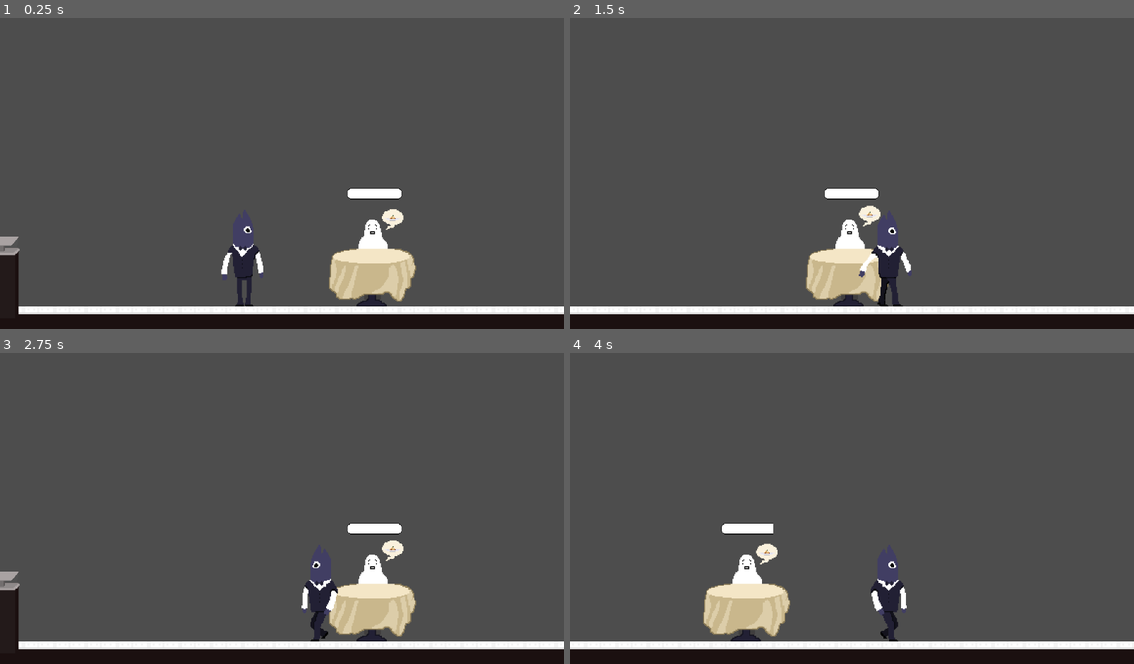
Above: before the commit, frames 1-4 (two rows, left to right).
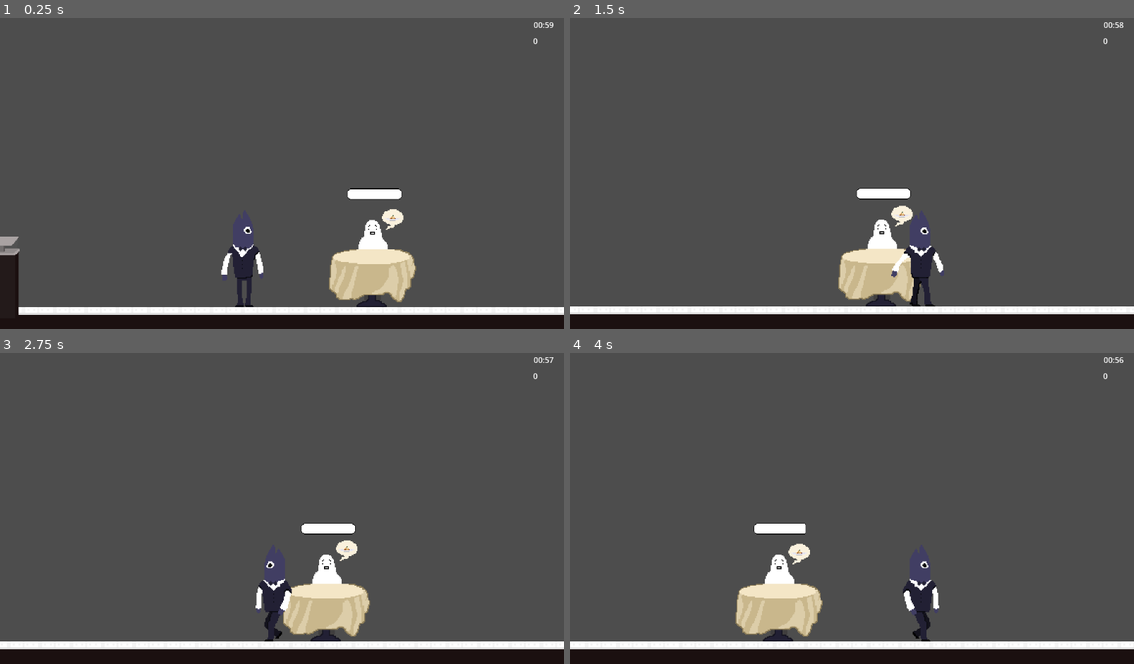
Above: after the commit, the same moments.

Repository: kamero0n/Tippy
Game: Godot game, scene res://scenes/tippy_test.tscn
Two runs of this game, one before a commit and one after it. Both use one fixed random seed, a clock stepped at 60 frames per second and the inputs below.
Inputs:
- Up to frame 1 (0.25 s): no input
- Up to frame 2 (1.5 s): hold E (drop) 0.53-1.28 s; hold D (move_right) from 0.53 s (still down); tap Space (jump) at 0.77 s; tap Q (pick_up) at 1.35 s
- Up to frame 3 (2.75 s): tap Space (jump) at 1.52 s; release D (move_right) at 2.03 s; hold A (move_left) from 2.03 s (still down); hold Shift (sprint) from 2.03 s (still down)
- Up to frame 4 (4 s): release A (move_left) at 2.78 s; release Shift (sprint) at 2.78 s; hold D (move_right) from 2.78 s (still down); tap E (drop) at 2.85 s; tap Space (jump) at 3.02, 3.77 s; tap Q (pick_up) at 3.6 s

The runs differ from the first frame. In frame 1, 0.8% of the frame differs, in the area x 0-100%, y 1-96%; in frame 2, 4.8%; in frame 3, 6.4%, in the area x 0-99%, y 1-96%; in frame 4, 5.6%.

Commit message:
updated score

Diff:
--- a/project.godot
+++ b/project.godot
@@ -11,7 +11,7 @@
 [application]
 
 config/name="Tippy"
-run/main_scene="res://scenes/tippy_test.tscn"
+run/main_scene="uid://bjfjj6q88n3m1"
 config/features=PackedStringArray("4.4", "GL Compatibility")
 config/icon="res://icon.svg"
 
--- /dev/null
+++ b/scenes/level_timer.tscn
@@ -0,0 +1,13 @@
+[gd_scene load_steps=2 format=3 uid="uid://b8i8la80faf3n"]
+
+[ext_resource type="Script" uid="uid://cf55ownagk0fn" path="res://scripts/level_timer.gd" id="1_sl7wx"]
+
+[node name="timer" type="Node2D"]
+script = ExtResource("1_sl7wx")
+
+[node name="Label" type="Label" parent="."]
+offset_right = 40.0
+offset_bottom = 23.0
+
+[node name="Timer" type="Timer" parent="."]
+wait_time = 5.0
--- a/scenes/tippy_test.tscn
+++ b/scenes/tippy_test.tscn
@@ -6,6 +6,7 @@
 [ext_resource type="PackedScene" uid="uid://btabfijb1ieil" path="res://scenes/player.tscn" id="4_nrc6v"]
 [ext_resource type="PackedScene" uid="uid://cfpa61l6m8k68" path="res://scenes/counter.tscn" id="5_wltgu"]
 [ext_resource type="Texture2D" uid="uid://dsfic81tatyuo" path="res://assets/tileset/world_tileset_tippy.png" id="6_msl7m"]
+[ext_resource type="PackedScene" uid="uid://eig3kqs6pya2" path="res://scenes/ui.tscn" id="7_pekua"]
 
 [sub_resource type="TileSetAtlasSource" id="TileSetAtlasSource_wixx3"]
 texture = ExtResource("6_msl7m")
@@ -161,6 +162,7 @@
 [node name="Camera2D" type="Camera2D" parent="tippy"]
 position = Vector2(-38, -139)
 zoom = Vector2(2, 2)
+position_smoothing_enabled = true
 rotation_smoothing_enabled = true
 
 [node name="Floor" type="TileMapLayer" parent="."]
@@ -174,4 +176,6 @@
 position = Vector2(-154, 172)
 scale = Vector2(0.6, 0.733)
 
+[node name="UI" parent="." instance=ExtResource("7_pekua")]
+
 [connection signal="dish_taken" from="Counter" to="tippy" method="_on_counter_dish_taken"]
--- /dev/null
+++ b/scenes/ui.tscn
@@ -0,0 +1,38 @@
+[gd_scene load_steps=2 format=3 uid="uid://eig3kqs6pya2"]
+
+[ext_resource type="PackedScene" uid="uid://b8i8la80faf3n" path="res://scenes/level_timer.tscn" id="1_nt7q6"]
+
+[node name="UI" type="CanvasLayer"]
+
+[node name="timer_node" type="Control" parent="."]
+layout_mode = 3
+anchors_preset = 1
+anchor_left = 1.0
+anchor_right = 1.0
+offset_left = -40.0
+offset_bottom = 40.0
+grow_horizontal = 0
+
+[node name="timer" parent="timer_node" instance=ExtResource("1_nt7q6")]
+position = Vector2(-22, 14)
+
+[node name="dishes_delivered" type="Control" parent="."]
+layout_mode = 3
+anchors_preset = 1
+anchor_left = 1.0
+anchor_right = 1.0
+offset_left = -63.0
+offset_top = 47.0
+offset_right = -23.0
+offset_bottom = 87.0
+grow_horizontal = 0
+tooltip_text = "
+"
+
+[node name="dishes_label" type="RichTextLabel" parent="dishes_delivered"]
+layout_mode = 0
+offset_right = 40.0
+offset_bottom = 40.0
+fit_content = true
+scroll_active = false
+autowrap_mode = 0
--- a/scripts/game_manager.gd
+++ b/scripts/game_manager.gd
@@ -11,8 +11,14 @@
 var tip_deduction_per_second = 0.5
 var dish_break_penalty = 5.0
 
+var level_duration = 60.0
+var level_timer = null
+var level_started = false
+var level_ended = false
+
 # game state
 var score = 0
+var score_label = null
 var customer = null
 var available_dishes = ["spaghet"]
 
@@ -22,6 +28,15 @@
 	# get ref to customer
 	customer = $customer
 
+	# get ref to timer
+	level_timer = $UI/timer_node/timer
+	if level_timer:
+		level_timer.connect("timeout", _on_level_timeout)
+		level_timer.set_duration(level_duration)
+
+	# get ref to score label
+	score_label = $UI/dishes_delivered/dishes_label
+
 	# connect signals
 	if counter:
 		counter.connect("dish_taken", _on_dish_taken)
@@ -30,9 +45,31 @@
 		customer.connect("order_delivered", _on_order_delivered)
 		customer.connect("order_timeout", _on_order_timeout)
 
-		# start w/ active order
-		start_customer_order()
+	# start level
+	start_level()
 
+
+func start_level():
+	level_started = true
+	level_ended = false
+	score = 0
+
+	# set initial score
+	if score_label:
+		score_label.text = str(score)
+
+	# start timer
+	if level_timer:
+		level_timer.start_timer()
+
+	# start customer orders
+	start_customer_order()
+
+func _on_level_timeout():
+	level_ended = true
+	level_timer.stop_timer()
+
+	print("level time ended!")
 
 # start an order for customer
 func start_customer_order():
@@ -63,6 +100,7 @@
 
 	# add to score
 	score += tip
+	update_score()
 
 	print("order completed! tip: " + str(tip) + " | total score " + str(score))
 
@@ -87,3 +125,6 @@
 # called when dish falls from tray
 func _on_dish_fallen(dish_position):
 	score -= dish_break_penalty
+
+func update_score():
+	score_label.text = str(int(score))
--- /dev/null
+++ b/scripts/level_timer.gd
@@ -0,0 +1,31 @@
+extends Node
+
+signal timeout
+# heavily ref: https://www.youtube.com/watch?v=ejRXpRlFa_Y&ab_channel=VenexSource
+
+@onready var timer = $Timer
+@onready var label = $Label
+
+func _ready() -> void:
+	timer.connect("timeout", _on_timer_timeout)
+
+func time_left_in_level():
+	var time_left = timer.time_left
+	var minute = floor(time_left / 60)
+	var second = int(time_left) % 60
+	return [minute, second]
+
+func _process(delta):
+	label.text  = "%02d:%02d" % time_left_in_level()
+
+func _on_timer_timeout():
+	emit_signal("timeout")
+
+func set_duration(seconds):
+	timer.wait_time = seconds
+
+func start_timer():
+	timer.start()
+
+func stop_timer():
+	timer.stop()
Not shown: 1 places in scenes/tippy_test.tscn that only renumber resources
Not shown, added: scripts/level_timer.gd.uid
Not shown, added: scenes/level_timer.tscn162090772472.tmp
Not shown, added: scenes/level_timer.tscn162101682788.tmp
